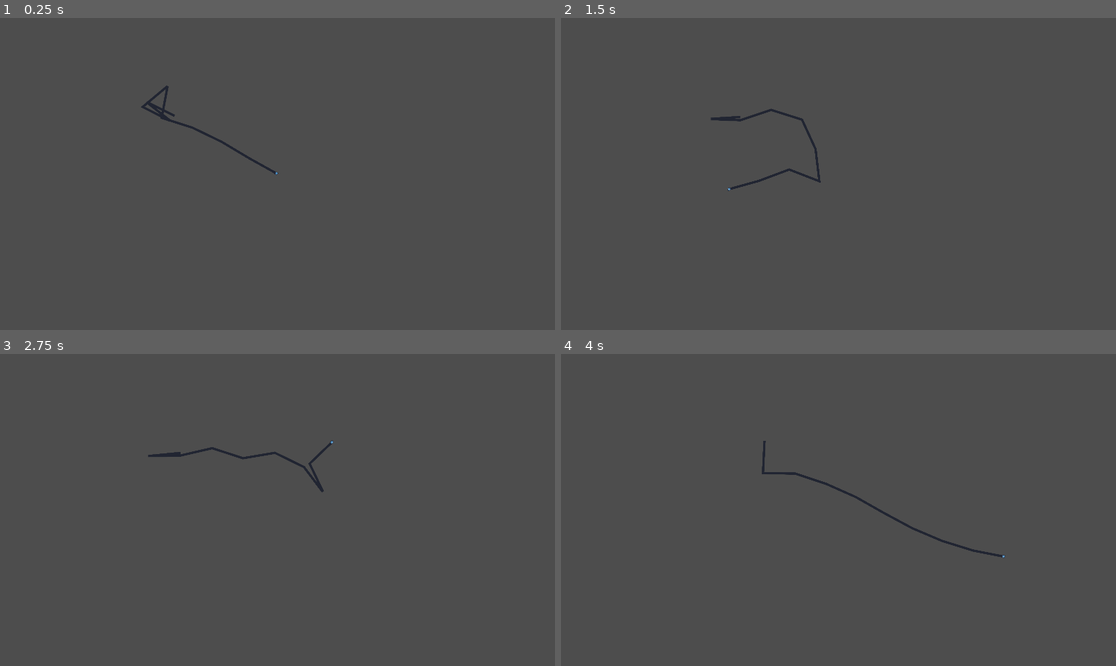
Above: before the commit, frames 1-4 (two rows, left to right).
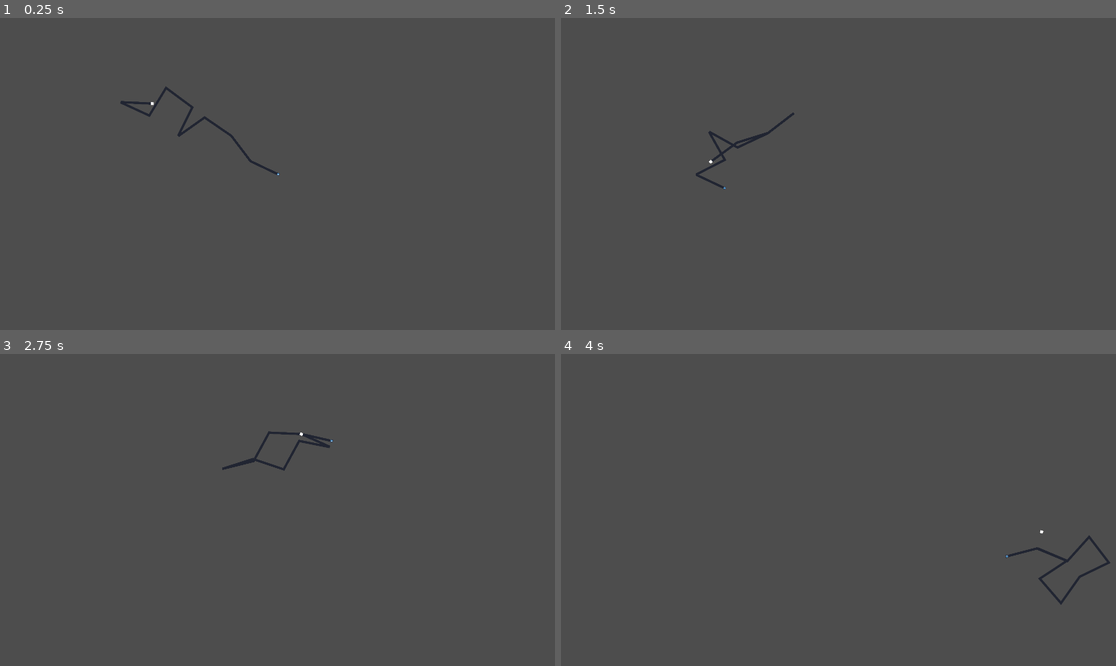
Above: after the commit, the same moments.

Repository: Oliver-Joffee/ChainGame
Game: Godot game, scene res://Chains/chain.tscn
The game is run twice, just before and just after one commit, with the same random seed, the same clock (stepped at 60 frames per second) and the same inputs. The project has no main scene, so this scene is started directly. The engine's default icon, where the game draws it, is replaced by a stand-in: a white triangle on a blue panel in a dark square.
Inputs (mouse positions are in pixels of both pictures, inside the frame that each line leads up to):
- Up to frame 1 (0.25 s): no input
- Up to frame 2 (1.5 s): tap Enter (ui_accept) at 0.5, 1.35 s; move the mouse to (960, 158) at 0.52 s; hold Enter (ui_accept) 0.53-1.28 s; move the mouse to (727, 189) at 1.27 s
- Up to frame 3 (2.75 s): tap Enter (ui_accept) at 1.52, 1.82 s; move the mouse to (333, 441) at 2.02 s; hold Enter (ui_accept) from 2.03 s (still down)
- Up to frame 4 (4 s): move the mouse to (810, 572) at 2.77 s; release Enter (ui_accept) at 2.78 s; tap Enter (ui_accept) at 2.85, 3.02, 3.32 s; move the mouse to (1005, 556) at 3.52 s; hold Enter (ui_accept) from 3.53 s (still down)

The runs differ from the first frame. In frame 1, 0.6% of the frame differs, in the area x 21-51%, y 21-51%; in frame 2, 0.7%; in frame 3, 0.7%; in frame 4, 0.7%, in the area x 36-99%, y 27-81%.

Commit message:
Collision done

Diff:
--- a/Chains/chain.gd
+++ b/Chains/chain.gd
@@ -20,20 +20,8 @@
 	func update():
 		newPosition = currentPosition + velocity
 		oldPosition = currentPosition
-		var ray = RayCast2D.new()
-
-		ray.global_position = currentPosition
-		ray.target_position = newPosition - ray.global_position
-		ray.enabled = true
-		ray.hit_from_inside = true
-		par.add_child(ray)
-		ray.force_raycast_update()
-		if ray.is_colliding():
-			var normal = ray.get_collision_normal().normalized()
-			currentPosition = ray.get_collision_point() + normal
-		else:
-			currentPosition = newPosition
-		par.remove_child(ray)
+		newPosition = currentPosition + velocity
+		currentPosition = newPosition
 
 	#Takes neighbor and moves the correct distance away
 	func fix(neighbor: Point):
@@ -46,6 +34,47 @@
 
 		currentPosition += delta.normalized() * error * .5
 		neighbor.currentPosition -= delta.normalized() * error * .5
+
+	func collide(neighbor: Point):
+
+
+		var space = par.get_world_2d().direct_space_state
+		var ray = PhysicsRayQueryParameters2D.create(currentPosition, neighbor.currentPosition)
+		ray.collide_with_bodies = true
+
+		var result = space.intersect_ray(ray)
+
+		if result:
+			var normal = result.normal
+			var fix = normal
+			var collider = result.collider
+
+			if collider is PhysicsObject && collider.attached:
+				return
+
+			currentPosition += fix
+			oldPosition = currentPosition
+			neighbor.currentPosition += fix
+			neighbor.oldPosition = neighbor.currentPosition
+
+
+
+			if collider is PhysicsObject:
+
+				var segment: Vector2 = neighbor.currentPosition - currentPosition
+				var pushFix = Vector2(segment.y, -segment.x).normalized()
+				var difference = collider.global_position - (currentPosition + neighbor.currentPosition) / 2
+
+				var fix1 = Vector2(pushFix.x/abs(pushFix.x), pushFix.y/abs(pushFix.y))
+				var dif1 = Vector2(difference.x / abs(difference.x), difference.y / abs(difference.y))
+
+				if fix1 == dif1:
+					collider.global_position += pushFix
+				else:
+					collider.global_position -= pushFix
+
+
+
 
 
 	#just moves to the correct position
@@ -70,8 +99,9 @@
 
 
 func _physics_process(delta: float) -> void:
-	if Input.is_action_just_pressed("ui_accept"):
-		updateArray(pointArray.size()-1)
+	if Input.is_action_pressed("ui_accept"):
+		updateArray(pointArray.size() - 1)
+		pointArray[pointArray.size()-1].currentPosition = pointArray[pointArray.size()-9].currentPosition
 	else:
 		updateArray()
 
@@ -79,6 +109,13 @@
 	linePoints.clear()
 	for point in pointArray:
 		linePoints.append(point.currentPosition)
+	$Grapple.global_position = pointArray[-1].currentPosition
+
+	var dif: Vector2 = (pointArray[-1].currentPosition - pointArray[-2].currentPosition).normalized()
+	var rot = rad_to_deg(dif.angle())
+
+	$Grapple.rotation_degrees = rot
+
 	$Line2D.points = linePoints
 
 
@@ -89,10 +126,11 @@
 	for i in pointArray.size():
 
 		var point = pointArray.get(i)
+		point.maxLength = max
 		if first:
 			point.currentPosition = get_global_mouse_position()
 		elif i == index:
-			point.updateVel(Vector2(1000, 0))
+			point.updateVel(Vector2(1000, 1))
 			point.update()
 		else:
 			point.neighbor = neighbor
@@ -102,6 +140,8 @@
 		neighbor = point
 
 func fixArray():
+
+
 	for loop in range(3):
 		for i in pointArray.size():
 			if i == pointArray.size() - 1:
@@ -110,3 +150,9 @@
 				#pass
 			else:
 				pointArray.get(i).fix(pointArray.get(i+1))
+				pointArray.get(i).collide(pointArray.get(i+1))
+		for i in range(pointArray.size()-1):
+			var p = pointArray.get(i)
+			var n = pointArray.get(i+1)
+
+			p.collide(n)
--- a/Chains/chain.tscn
+++ b/Chains/chain.tscn
@@ -2,8 +2,25 @@
 
 [ext_resource type="Script" uid="uid://d3vfuuwnf56f1" path="res://Chains/chain.gd" id="1_157ce"]
 [ext_resource type="Texture2D" uid="uid://cdlyco30fmej1" path="res://icon.svg" id="2_157ce"]
+[ext_resource type="PackedScene" uid="uid://k2snd0b5bdpo" path="res://Objects/test_physics.tscn" id="3_2yj8g"]
+[ext_resource type="PackedScene" uid="uid://baisj01ccol7d" path="res://Chains/grapple.tscn" id="4_elxsj"]
 
-[sub_resource type="RectangleShape2D" id="RectangleShape2D_157ce"]
+[sub_resource type="Animation" id="Animation_157ce"]
+length = 0.001
+
+[sub_resource type="Animation" id="Animation_2yj8g"]
+resource_name = "test"
+length = 4.0
+loop_mode = 1
+
+[sub_resource type="AnimationLibrary" id="AnimationLibrary_elxsj"]
+_data = {
+&"RESET": SubResource("Animation_157ce"),
+&"test": SubResource("Animation_2yj8g")
+}
+
+[sub_resource type="RectangleShape2D" id="RectangleShape2D_elxsj"]
+size = Vector2(200, 500)
 
 [node name="Chain" type="Node2D" unique_id=1218256251]
 script = ExtResource("1_157ce")
@@ -12,9 +29,17 @@
 texture = ExtResource("2_157ce")
 texture_mode = 1
 
-[node name="StaticBody2D" type="StaticBody2D" parent="." unique_id=1684747063]
-position = Vector2(733, 489)
+[node name="AnimationPlayer" type="AnimationPlayer" parent="." unique_id=162594178]
+libraries/ = SubResource("AnimationLibrary_elxsj")
+autoplay = &"test"
 
-[node name="CollisionShape2D" type="CollisionShape2D" parent="StaticBody2D" unique_id=327076477]
-scale = Vector2(-14.801176, 21.29076)
-shape = SubResource("RectangleShape2D_157ce")
+[node name="TestPhysics" parent="." unique_id=1886898469 instance=ExtResource("3_2yj8g")]
+position = Vector2(1015, 499)
+
+[node name="Grapple" parent="." unique_id=1907562004 instance=ExtResource("4_elxsj")]
+
+[node name="StaticBody2D" type="StaticBody2D" parent="." unique_id=1990366749]
+position = Vector2(629, 519)
+
+[node name="CollisionShape2D" type="CollisionShape2D" parent="StaticBody2D" unique_id=368953188]
+shape = SubResource("RectangleShape2D_elxsj")
--- /dev/null
+++ b/Chains/grapple.gd
@@ -0,0 +1,33 @@
+extends Area2D
+
+class object:
+	var physic: PhysicsObject
+	var relative: Vector2
+
+var objects: Array[object]
+
+func objectIn(object: PhysicsObject) -> bool:
+	for i in objects:
+		if i.physic == object:
+			return true
+
+	return false
+
+func _on_body_entered(body: Node2D) -> void:
+	if body is PhysicsObject:
+		if !objectIn(body):
+			var newObject = object.new()
+
+			newObject.physic = body
+			newObject.physic.attached = true
+			newObject.relative = body.global_position - global_position
+
+			objects.append(newObject)
+
+
+
+func _physics_process(delta: float) -> void:
+	for o in objects:
+		$Marker2D.position = o.relative
+		o.physic.global_position = to_global($Marker2D.position)
+		o.physic.rotation_degrees = rotation_degrees
--- /dev/null
+++ b/Chains/grapple.tscn
@@ -0,0 +1,22 @@
+[gd_scene format=3 uid="uid://baisj01ccol7d"]
+
+[ext_resource type="Script" uid="uid://kacnxx6a5ynj" path="res://Chains/grapple.gd" id="1_2sph5"]
+
+[sub_resource type="RectangleShape2D" id="RectangleShape2D_ydhdj"]
+size = Vector2(40, 40)
+
+[node name="Grapple" type="Area2D" unique_id=1907562004]
+script = ExtResource("1_2sph5")
+
+[node name="CollisionShape2D" type="CollisionShape2D" parent="." unique_id=2091457131]
+shape = SubResource("RectangleShape2D_ydhdj")
+
+[node name="Marker2D" type="Marker2D" parent="." unique_id=868481323]
+
+[node name="ColorRect" type="ColorRect" parent="Marker2D" unique_id=1466071713]
+offset_left = -5.0
+offset_top = -5.0
+offset_right = 5.0
+offset_bottom = 5.0
+
+[connection signal="body_entered" from="." to="." method="_on_body_entered"]
--- /dev/null
+++ b/Objects/PhysicsObject.gd
@@ -0,0 +1,19 @@
+extends RigidBody2D
+class_name PhysicsObject
+
+var velocity: Vector2
+var oldPosition: Vector2
+var attached: bool = false
+
+func _ready() -> void:
+	oldPosition = global_position
+
+func _physics_process(delta: float) -> void:
+	update()
+
+
+func update():
+	velocity = (global_position - oldPosition) * .9
+
+	oldPosition = global_position
+	global_position += velocity
--- /dev/null
+++ b/Objects/test_physics.gd
@@ -0,0 +1 @@
+extends PhysicsObject
--- /dev/null
+++ b/Objects/test_physics.tscn
@@ -0,0 +1,14 @@
+[gd_scene format=3 uid="uid://k2snd0b5bdpo"]
+
+[ext_resource type="Script" uid="uid://cs8am1q2b0j3o" path="res://Objects/PhysicsObject.gd" id="1_bgyba"]
+
+[sub_resource type="RectangleShape2D" id="RectangleShape2D_psqya"]
+size = Vector2(112, 112)
+
+[node name="TestPhysics" type="RigidBody2D" unique_id=1886898469 groups=["pushables"]]
+gravity_scale = 0.0
+script = ExtResource("1_bgyba")
+metadata/_custom_type_script = "uid://cs8am1q2b0j3o"
+
+[node name="CollisionShape2D" type="CollisionShape2D" parent="." unique_id=1630814589]
+shape = SubResource("RectangleShape2D_psqya")
Not shown, added: Chains/grapple.gd.uid
Not shown, added: Objects/PhysicsObject.gd.uid
Not shown, added: Objects/test_physics.gd.uid
